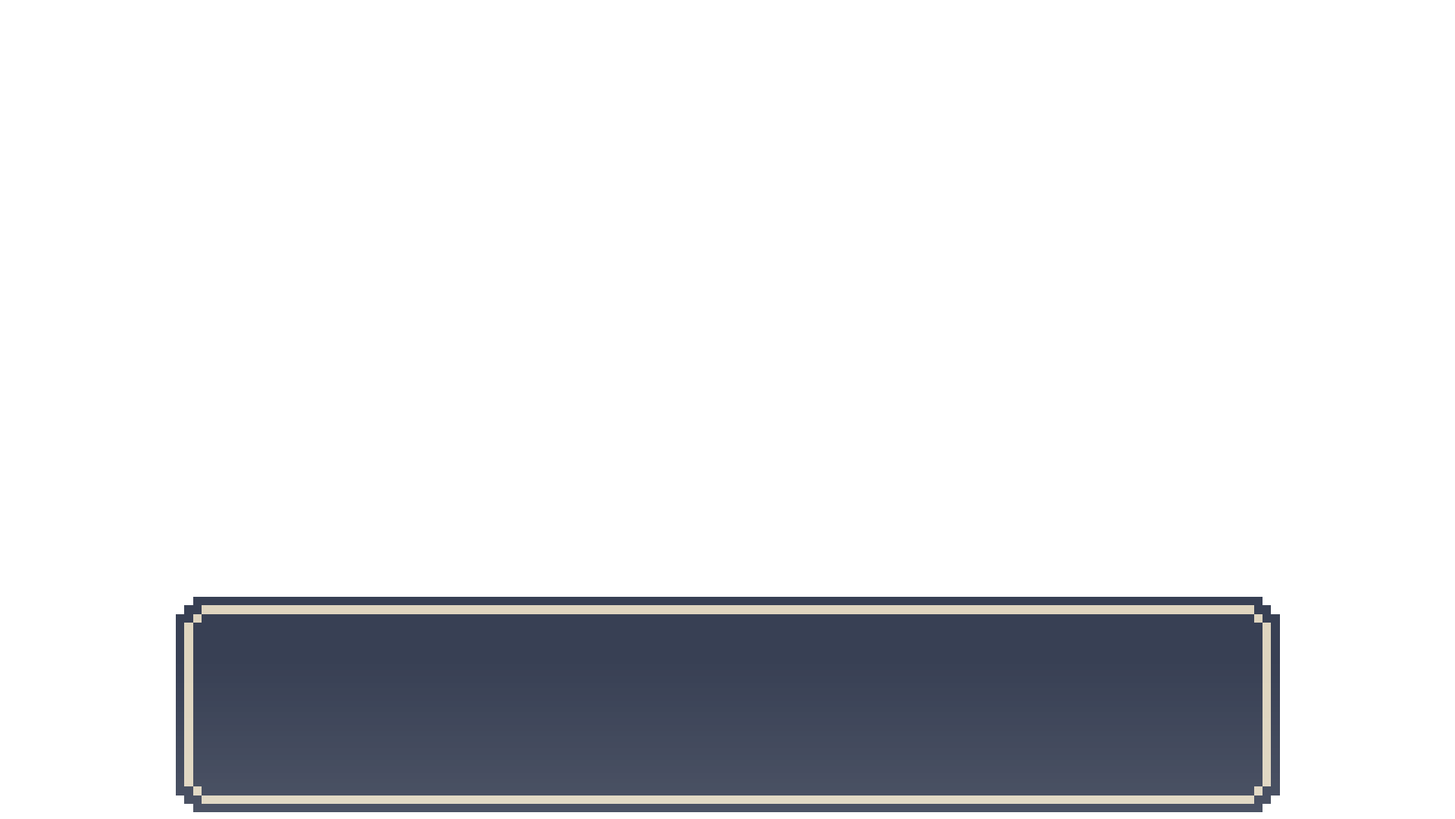
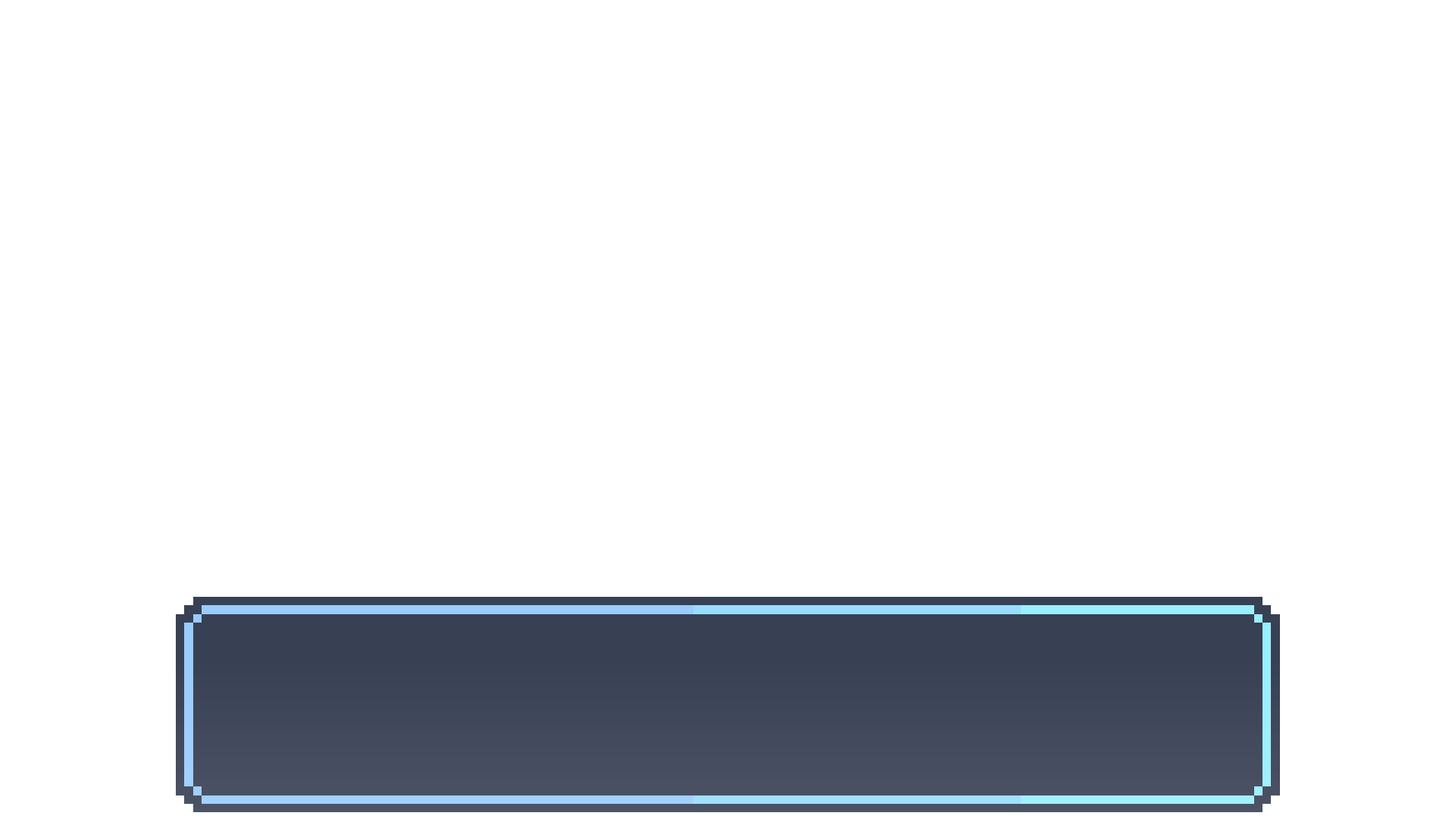
Two versions of the same layered image (1455x819). Layer-by-layer changes:
pixels changed over [184,604,1272,804] (layer not identified)
